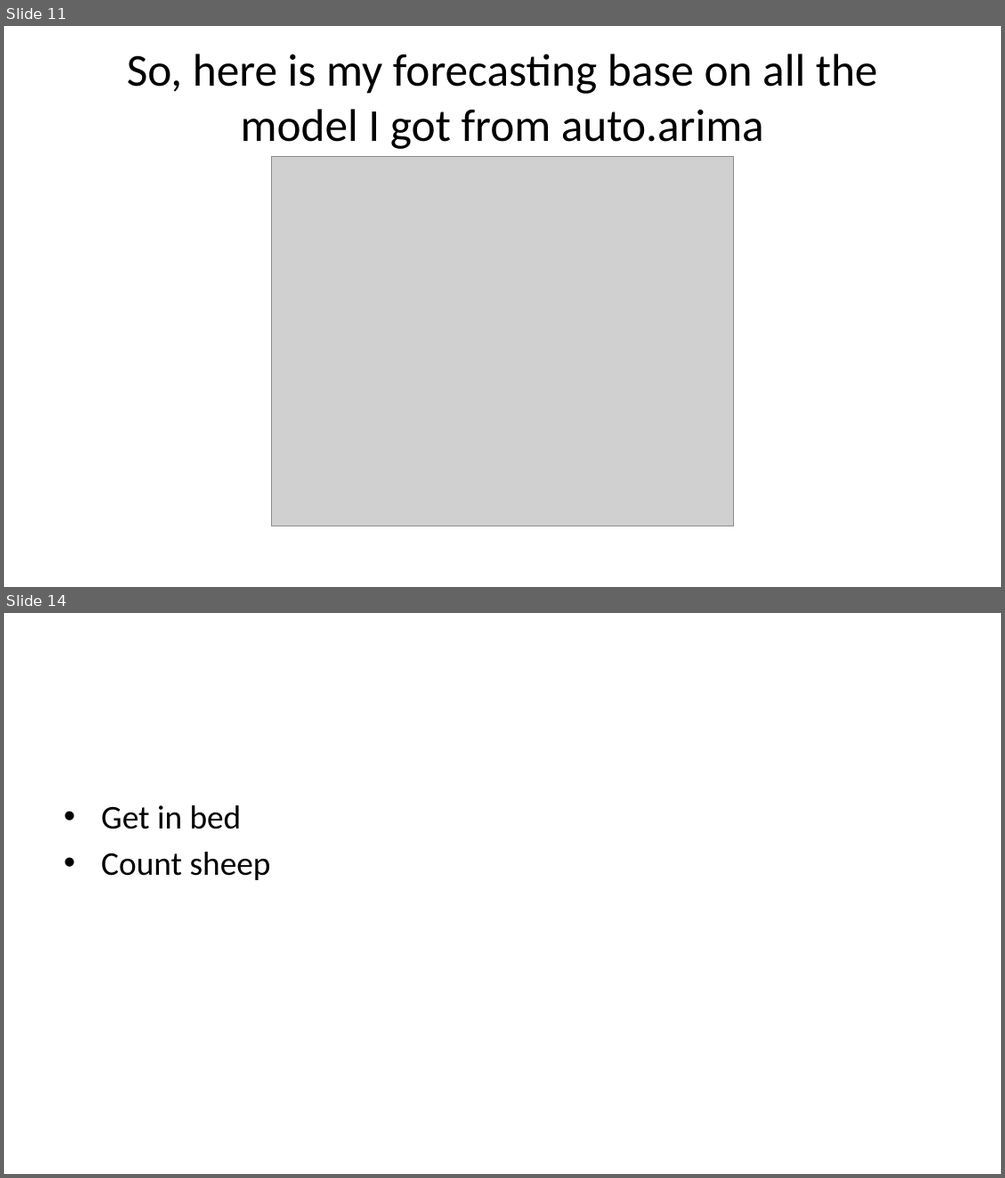
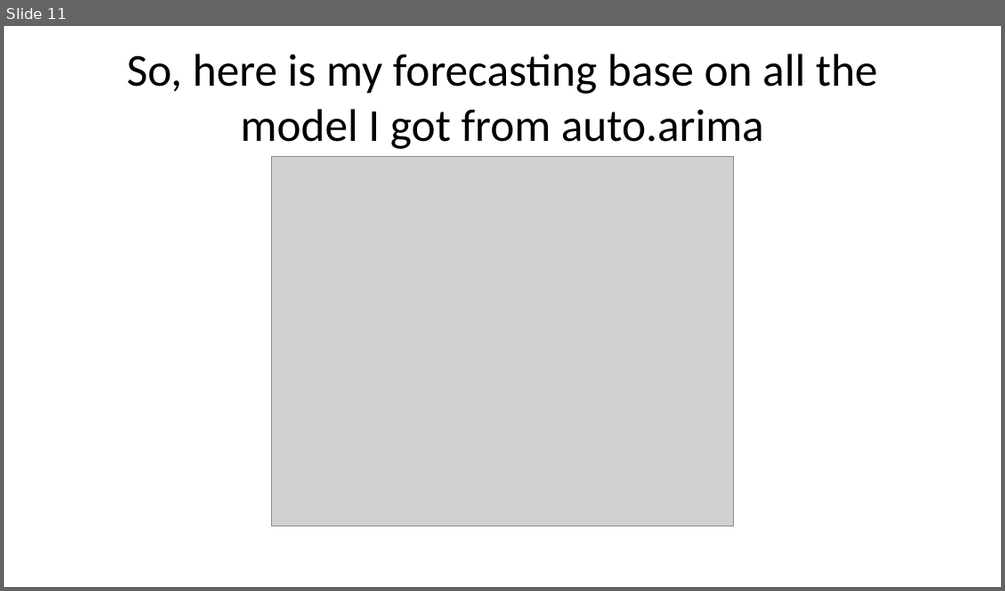
Before and after one commit to Allisterh/VAR_conditional_forecast-ECON-493-forcasting-economy, a slide deck: The research project/The_power_point.pptx. Shown one above the other, each under a label of ours: slides 11 and 14 before the commit, slide 11 after it; the slides between them are not shown. The pictures are 1005x1178 and 1005x591 pixels, drawn with LibreOffice and Linux fonts; fonts in the diff are those of the drawing; grey boxes stand for pictures. Boxes give left, top, right and bottom in pixels: in the first picture for what was removed or moved away, otherwise in the second. Text is boxed around its words. In the diff, an @@ line names an element or a change of style, - is before the commit and + after.

```diff
--- a/The research project/The_power_point.pptx
+++ b/The research project/The_power_point.pptx
@@ slide 14 removed at box(4, 613, 1001, 1174), background #FFFFFF @@
@@ text removed at box(101, 805, 271, 880) @@
-• Get in bed
-• Count sheep
```
Also in this commit, not shown: 5 slides added, 6 other files.
